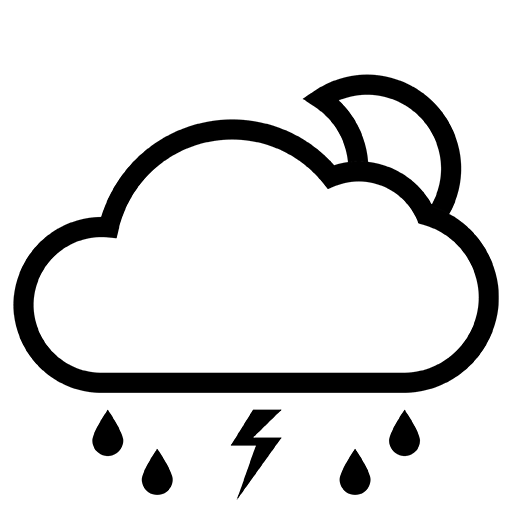
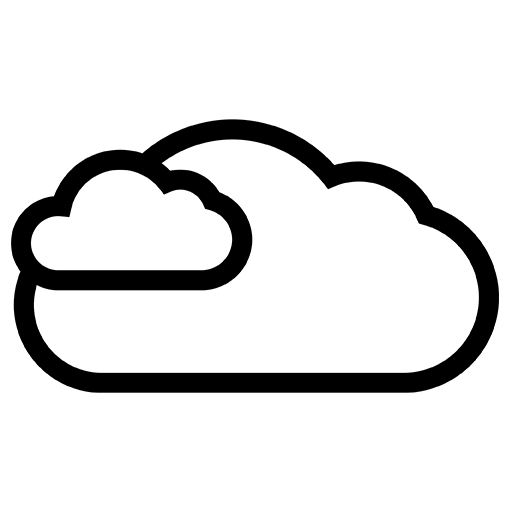
Comparing the layer stacks of the two 512px x 512px images. Changes:
added layer "26" above "36" over (11, 119, 499, 393)
hid "47" over (13, 74, 499, 500)
